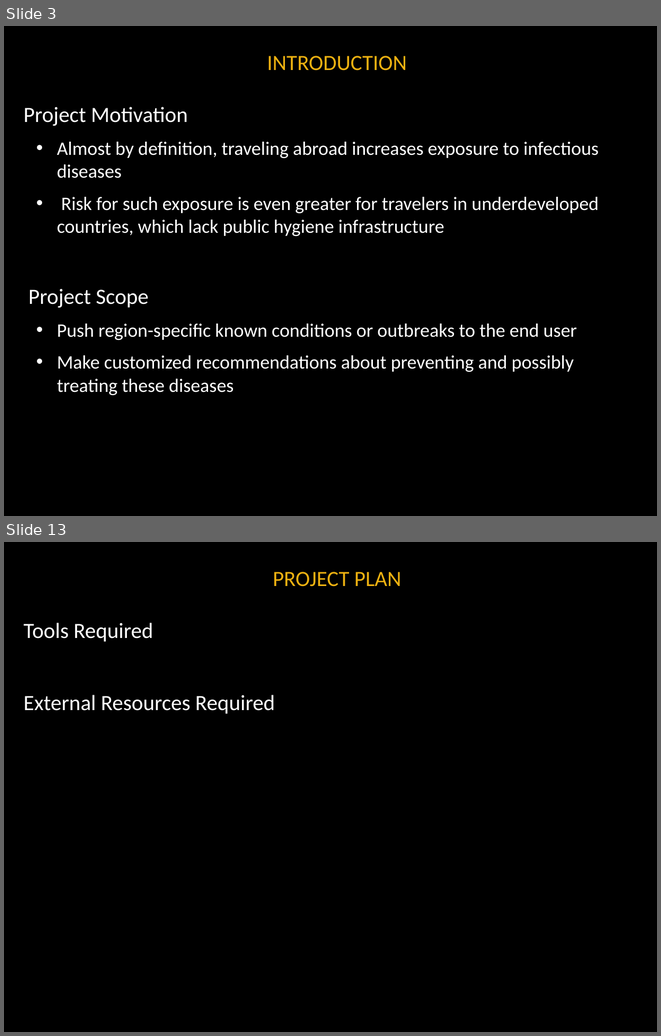
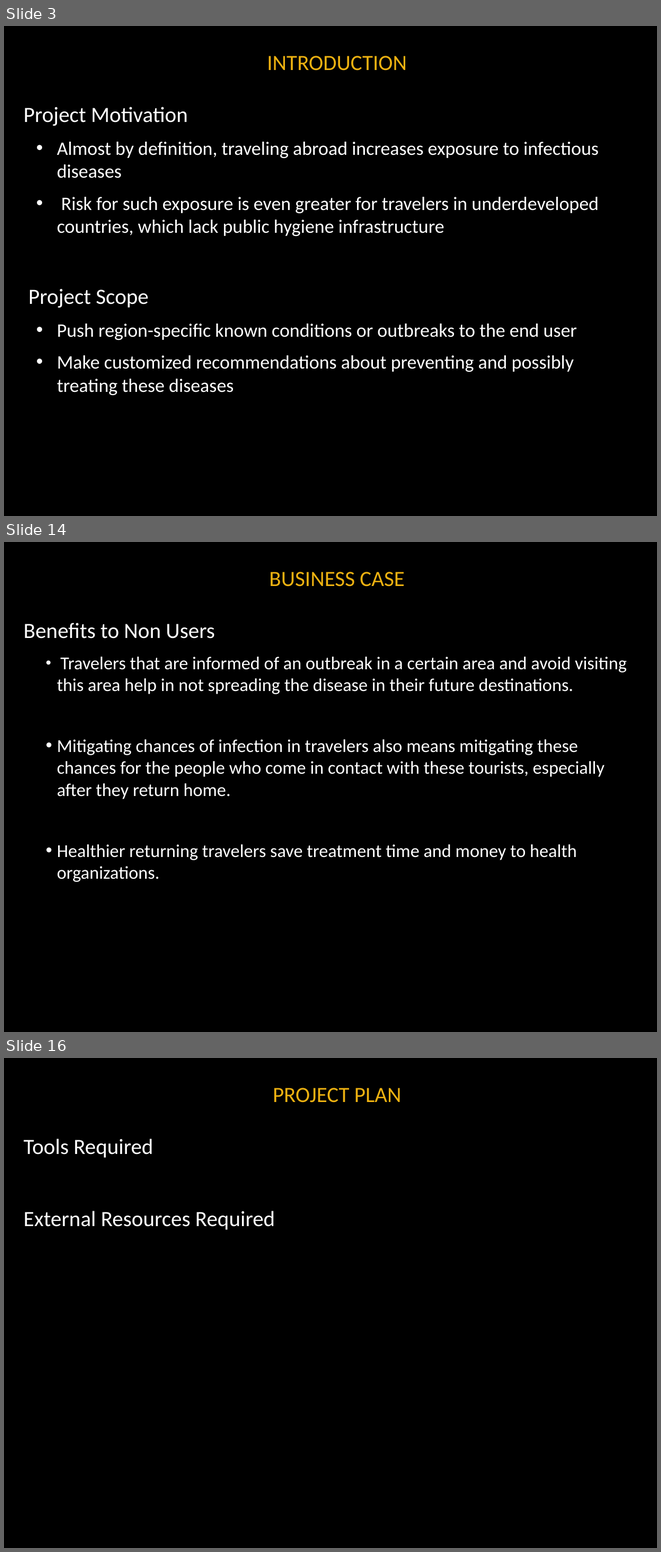
Before and after one commit to noanadler/RockStars, a slide deck: Deliverable1/Docs/TopicPresentation.pptx. Shown one above the other, each under a label of ours: slides 3 and 13 before the commit, slides 3, 14 and 16 after it; the slides between them are not shown. The pictures are 661x1036 and 661x1552 pixels, drawn with LibreOffice and Linux fonts; fonts in the diff are those of the drawing; background and template pictures are left out. Boxes give left, top, right and bottom in pixels: in the first picture for what was removed or moved away, otherwise in the second. Text is boxed around its words. In the diff, an @@ line names an element or a change of style, - is before the commit and + after.

```diff
--- a/Deliverable1/Docs/TopicPresentation.pptx
+++ b/Deliverable1/Docs/TopicPresentation.pptx
@@ slide 14 added at <box>4,542,657,1032</box>, background #000000 @@
@@ title added at <box>269,572,405,587</box>, 24 pt, text #EEB211 @@
+BUSINESS CASE
@@ text added at <box>24,623,627,882</box>, 20 pt, text #FFFFFF @@
+Benefits to Non Users
+  • Travelers that are informed of an outbreak in a certain area and avoid visiting this area help in not spreading the disease in their future destinations.
+  • Mitigating chances of infection in travelers also means mitigating these chances for the people who come in contact with these tourists, especially after they return home.
+  • Healthier returning travelers save treatment time and money to health organizations.
@@ what was slide 13 is now slide 16 @@
```
Also in this commit, not shown: 10 slides changed, 3 other slides added, 1 slide removed.
